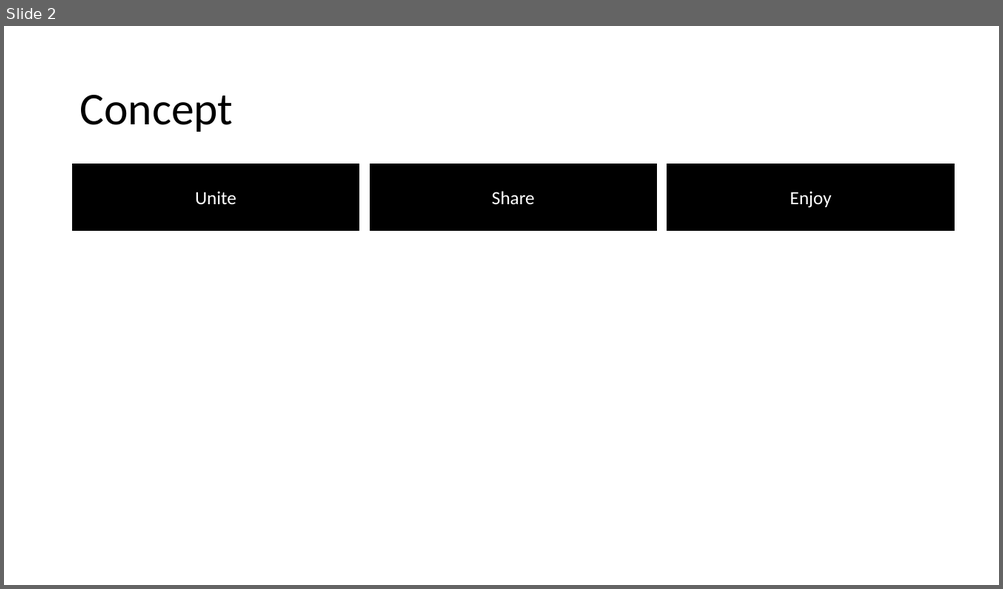
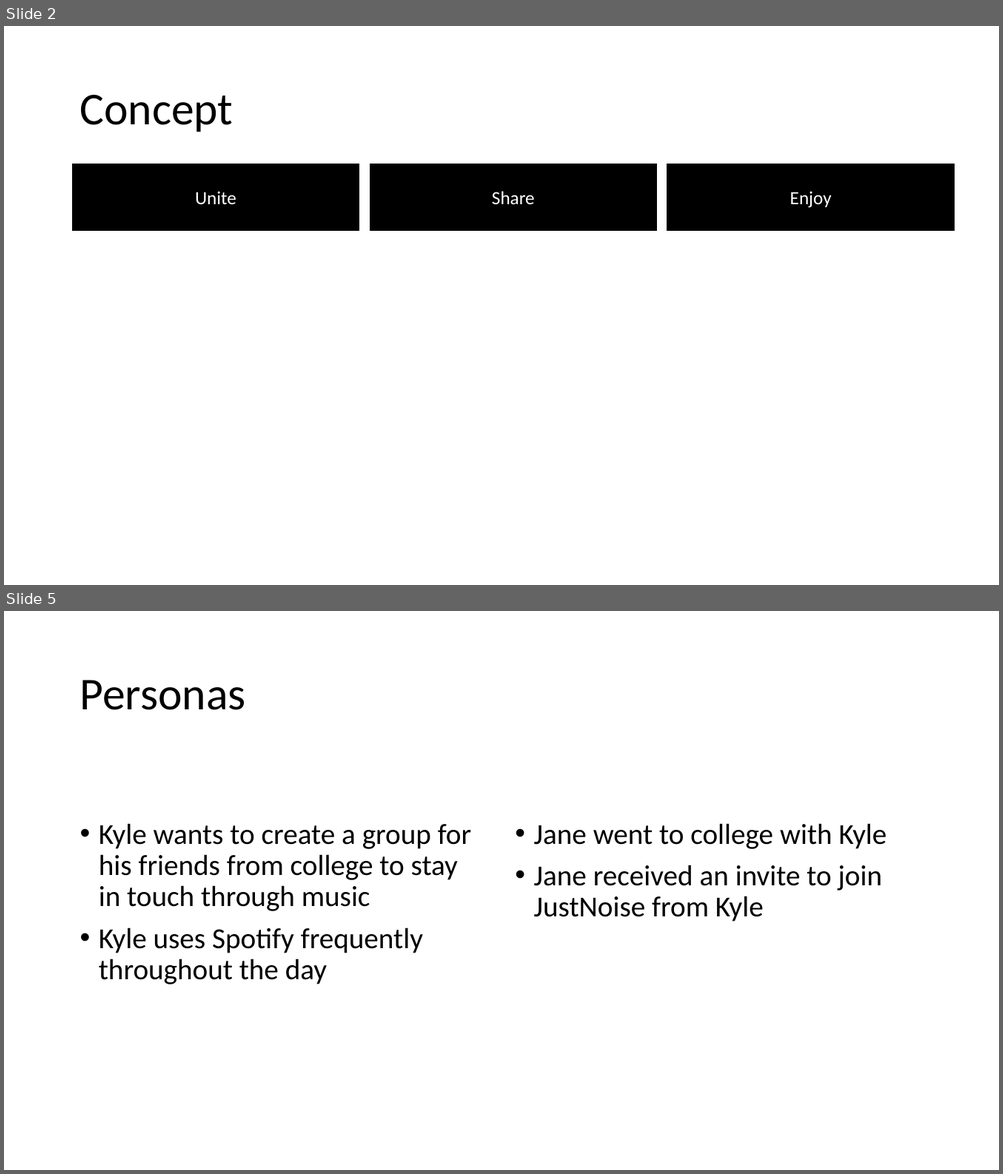
Before and after one commit to afelder09/justnoise, a slide deck: design/Wireframe.pptx. Shown one above the other, each under a label of ours: slide 2 before the commit, slides 2 and 5 after it; the slides between them are not shown. The pictures are 1003x589 and 1003x1174 pixels, drawn with LibreOffice and Linux fonts; fonts in the diff are those of the drawing. Boxes give left, top, right and bottom in pixels: in the first picture for what was removed or moved away, otherwise in the second. Text is boxed around its words. In the diff, an @@ line names an element or a change of style, - is before the commit and + after.

Commit message:
Added user story excel and updated model per spotify link

```diff
--- a/design/Wireframe.pptx
+++ b/design/Wireframe.pptx
@@ slide 5 added at (4, 611, 999, 1170), background #FFFFFF @@
@@ title added at (80, 680, 246, 710), 44 pt, text #000000 @@
+Personas
@@ text added at (99, 823, 471, 985), 28 pt, text #000000 @@
+• Kyle wants to create a group for his friends from college to stay in touch through music
+• Kyle uses Spotify frequently throughout the day
@@ text added at (534, 823, 887, 922), 28 pt, text #000000 @@
+• Jane went to college with Kyle
+• Jane received an invite to join JustNoise from Kyle
```
Also in this commit, not shown: 4 slides changed, 1 slide removed, 7 other files.
